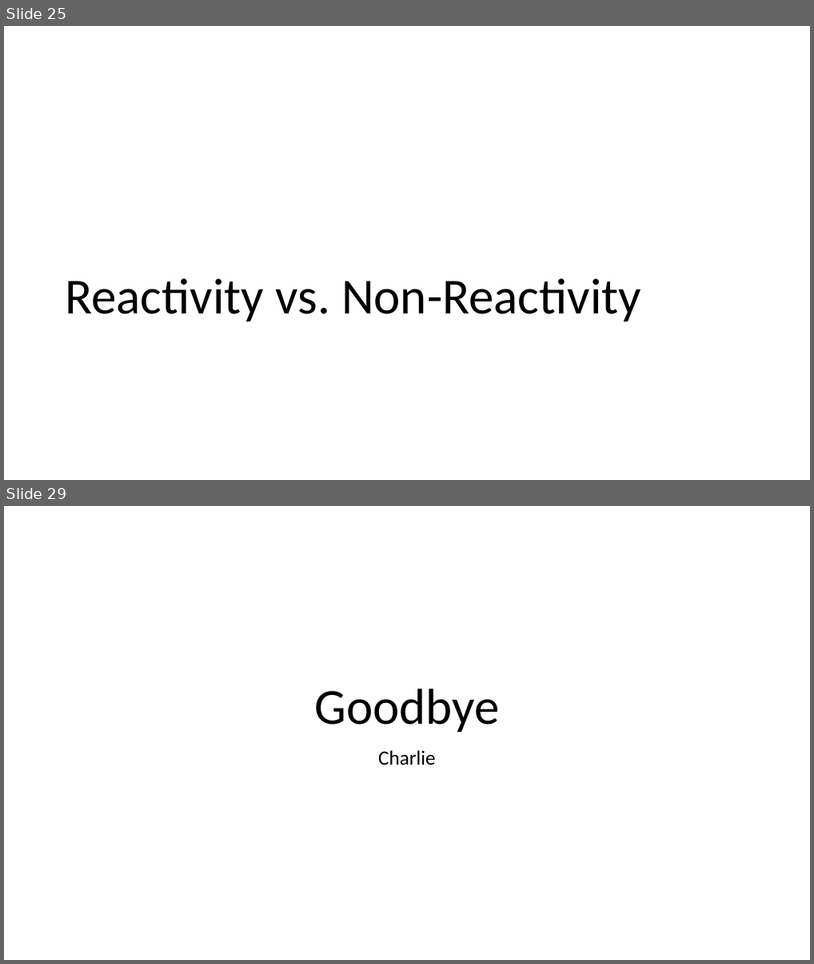
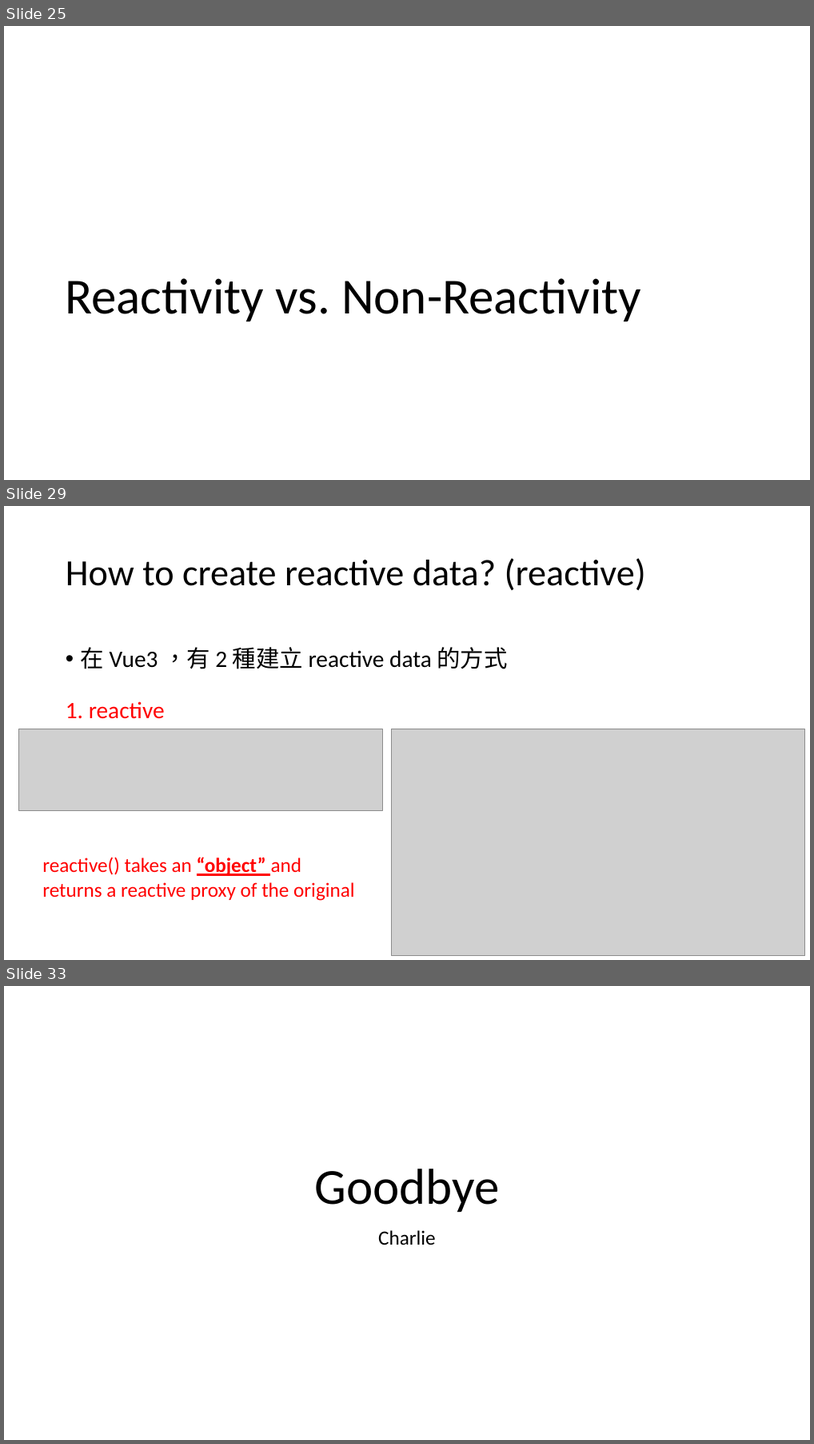
Before and after one commit to michael-ouyang-projects/vue3-practice, a slide deck: VUE3.pptx. Shown one above the other, each under a label of ours: slides 25 and 29 before the commit, slides 25, 29 and 33 after it; the slides between them are not shown. The pictures are 814x964 and 814x1444 pixels, drawn with LibreOffice and Linux fonts; fonts in the diff are those of the drawing; grey boxes stand for pictures. Boxes give left, top, right and bottom in pixels: in the first picture for what was removed or moved away, otherwise in the second. Text is boxed around its words. In the diff, an @@ line names an element or a change of style, - is before the commit and + after.

```diff
--- a/VUE3.pptx
+++ b/VUE3.pptx
@@ slide 29 added at [4,506,810,960], background #FFFFFF @@
@@ title added at [66,558,646,591], 44 pt, text #000000 @@
+How to create reactive data? (reactive)
@@ text added at [66,647,508,719], 28 pt, text #000000 @@
+• 在 Vue3 ，有 2 種建立 reactive data 的方式
+1. reactive
@@ picture added at [19,728,382,811] @@
@@ picture added at [392,728,806,955] @@
@@ text added at [42,856,355,900], 24 pt, text #FF0000 @@
+reactive() takes an “object” and returns a reactive proxy of the original
@@ what was slide 29 is now slide 33 @@
```
Also in this commit, not shown: 11 slides changed, 3 other slides added.
